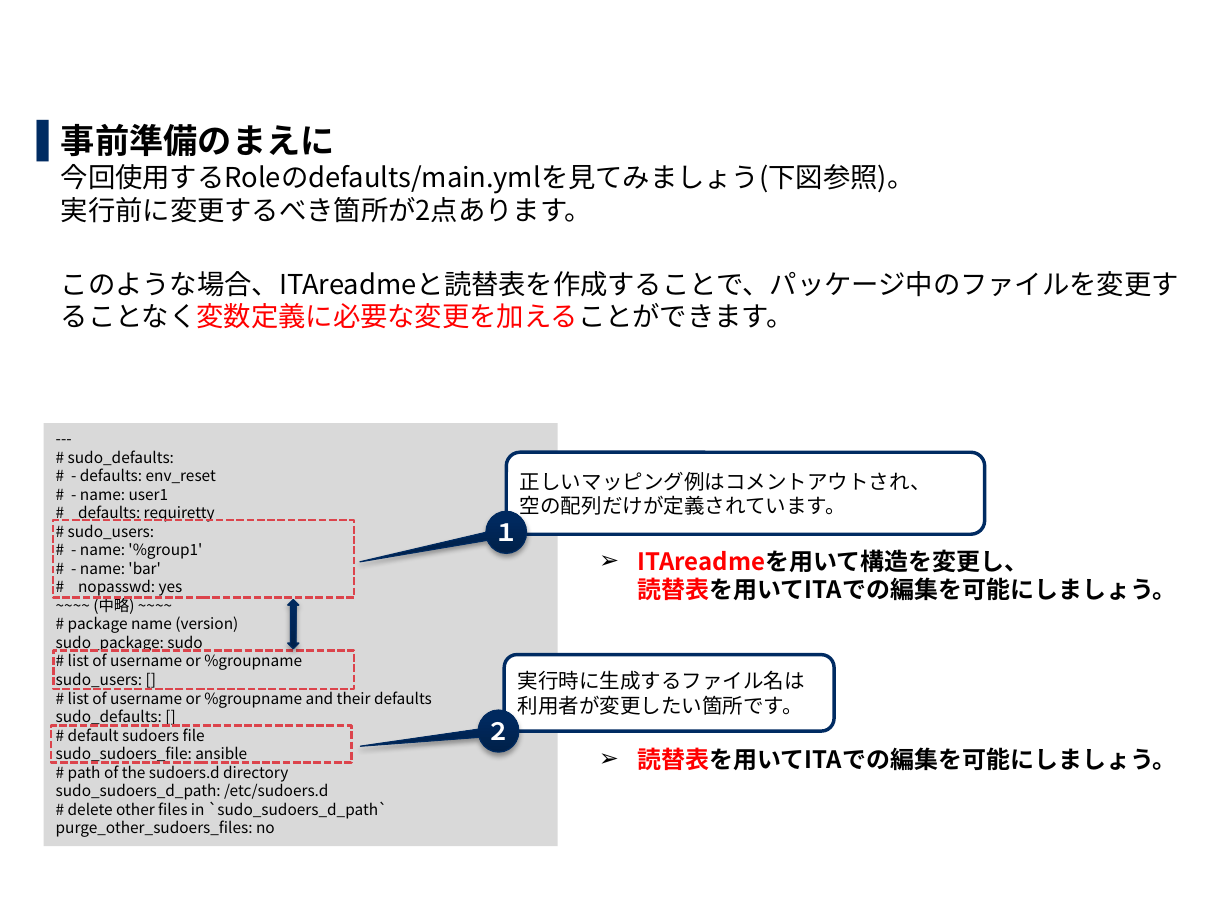
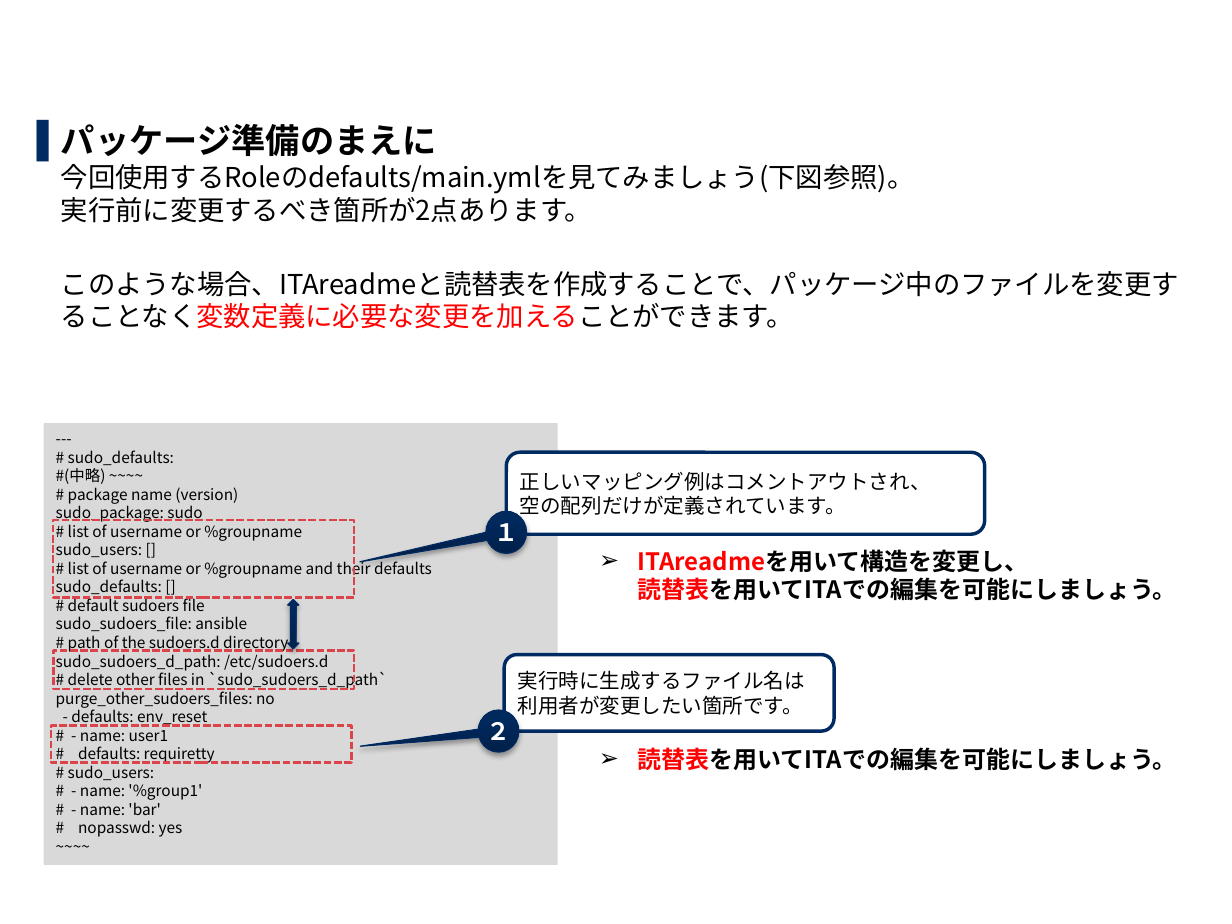
Before and after one commit to exastro-suite/it-automation-docs, a slide deck: slide 28 of asset/Learn_ja/ITA-Ansible-Driver_ja_practice.pptx (slide 29 before the commit). Drawn at 1232x924 pixels with LibreOffice and Linux fonts; fonts in the diff are those of the drawing; background and template pictures are left out. Boxes give left, top, right and bottom in pixels: in the first picture for what was removed or moved away, otherwise in the second. Text is boxed around its words. In the diff, an @@ line names an element or a change of style, - is before the commit and + after.

```diff
--- a/asset/Learn_ja/ITA-Ansible-Driver_ja_practice.pptx
+++ b/asset/Learn_ja/ITA-Ansible-Driver_ja_practice.pptx
@@ text at (61, 124, 1179, 329): text changed @@
-▌ 事前準備のまえに
-  今回使用するRoleのdefaults/main.ymlを見てみましょう(下図参照)。
-  実行前に変更するべき箇所が2点あります。
-  このような場合、ITAreadmeと読替表を作成することで、パッケージ中のファイルを変更することなく変数定義に必要な変更を加えることができます。
+▌ パッケージ準備のまえに
+  今回使用するRoleのdefaults/main.ymlを見てみましょう(下図参照)。
+  実行前に変更するべき箇所が2点あります。
+  このような場合、ITAreadmeと読替表を作成することで、パッケージ中のファイルを変更することなく変数定義に必要な変更を加えることができます。
@@ rectangle "---": place and size @@
-rectangle "---" at (43, 423, 557, 845)
+rectangle "---" at (43, 423, 557, 864)
@@ text in rectangle at (56, 468, 106, 484): text changed @@
-# - defaults: env_reset
-# - name: user1
-# defaults: requiretty
-# sudo_users:
-# - name: '%group1'
-# - name: 'bar'
-# nopasswd: yes
-~~~~ (中略) ~~~~
+#(中略) ~~~~
@@ text in rectangle at (68, 707, 215, 837): paragraphs added @@
+- defaults: env_reset
+# - name: user1
+# defaults: requiretty
+# sudo_users:
+# - name: '%group1'
+# - name: 'bar'
+# nopasswd: yes
+~~~~
```
Also in this commit, not shown: 55 other slides changed, 4 slides added, 4 slides removed, 1 other file.
